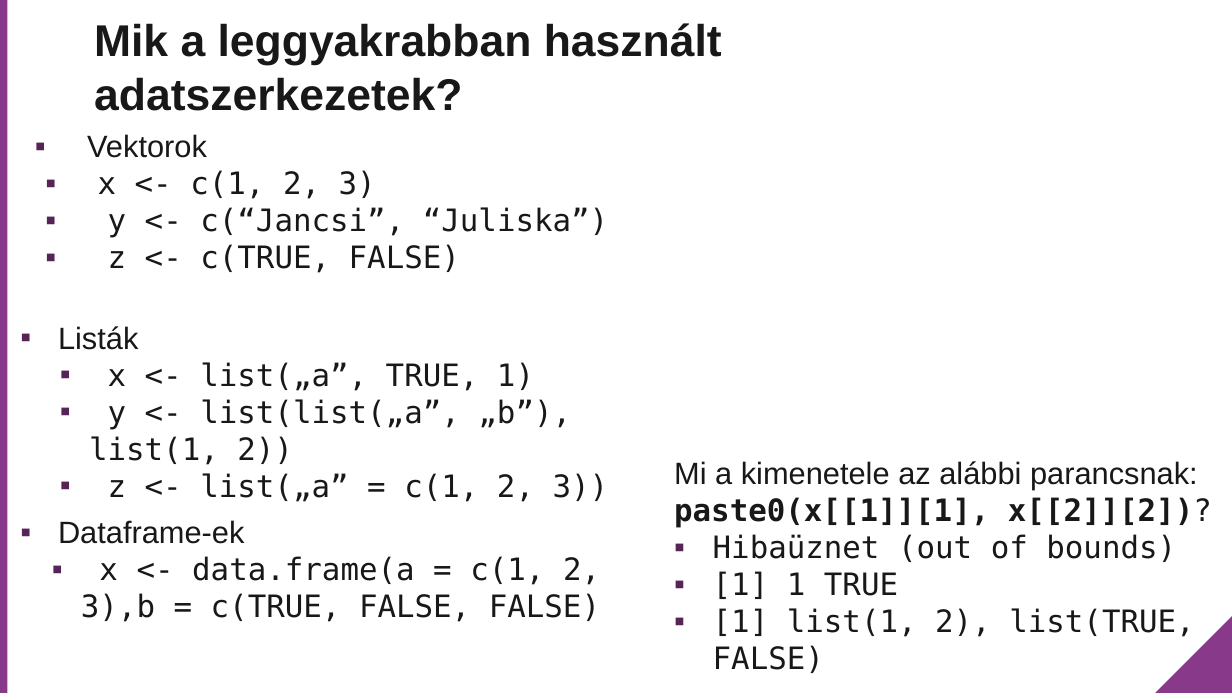
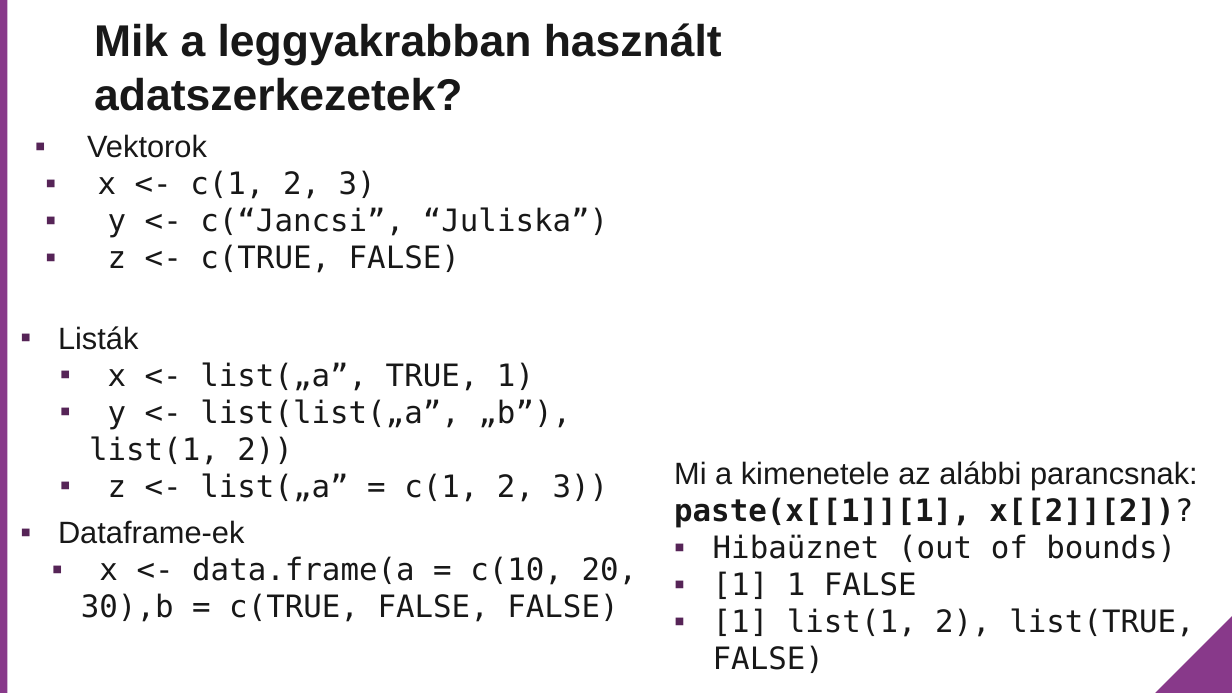
Before and after one commit to rladies/meetup-presentations_budapest, a slide deck: slide 7 of Meetup_2018_03_09/Data structures and loops/ppt/Adatszerkezetek.pptx (slide 6 before the commit). Drawn at 1232x693 pixels with LibreOffice and Linux fonts; fonts in the diff are those of the drawing; background and template pictures are left out. Boxes give left, top, right and bottom in pixels: in the first picture for what was removed or moved away, otherwise in the second. Text is boxed around its words. In the diff, an @@ line names an element or a change of style, - is before the commit and + after.

```diff
--- a/Meetup_2018_03_09/Data structures and loops/ppt/Adatszerkezetek.pptx
+++ b/Meetup_2018_03_09/Data structures and loops/ppt/Adatszerkezetek.pptx
@@ text at (674, 461, 1198, 528): text changed @@
-Mi a kimenetele az alábbi parancsnak:
-paste0(x[[1]][1], x[[2]][2])?
+Mi a kimenetele az alábbi parancsnak:
+paste(x[[1]][1], x[[2]][2])?
@@ text at (81, 556, 638, 622): text changed @@
-▪ x <- data.frame(a = c(1, 2, 3),b = c(TRUE, FALSE, FALSE)
+▪ x <- data.frame(a = c(10, 20, 30),b = c(TRUE, FALSE, FALSE)
@@ text at (713, 571, 917, 599): text changed @@
-▪ [1] 1 TRUE
+▪ [1] 1 FALSE
```
Also in this commit, not shown: 3 other slides changed, 4 slides added, 2 other files.
